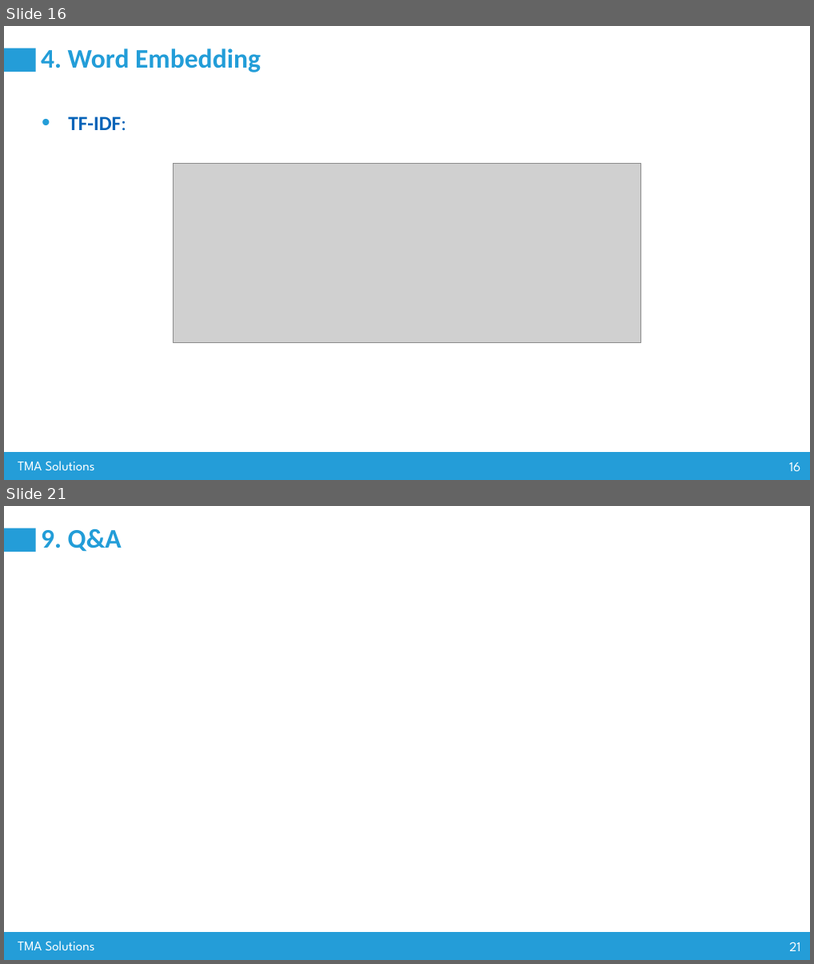
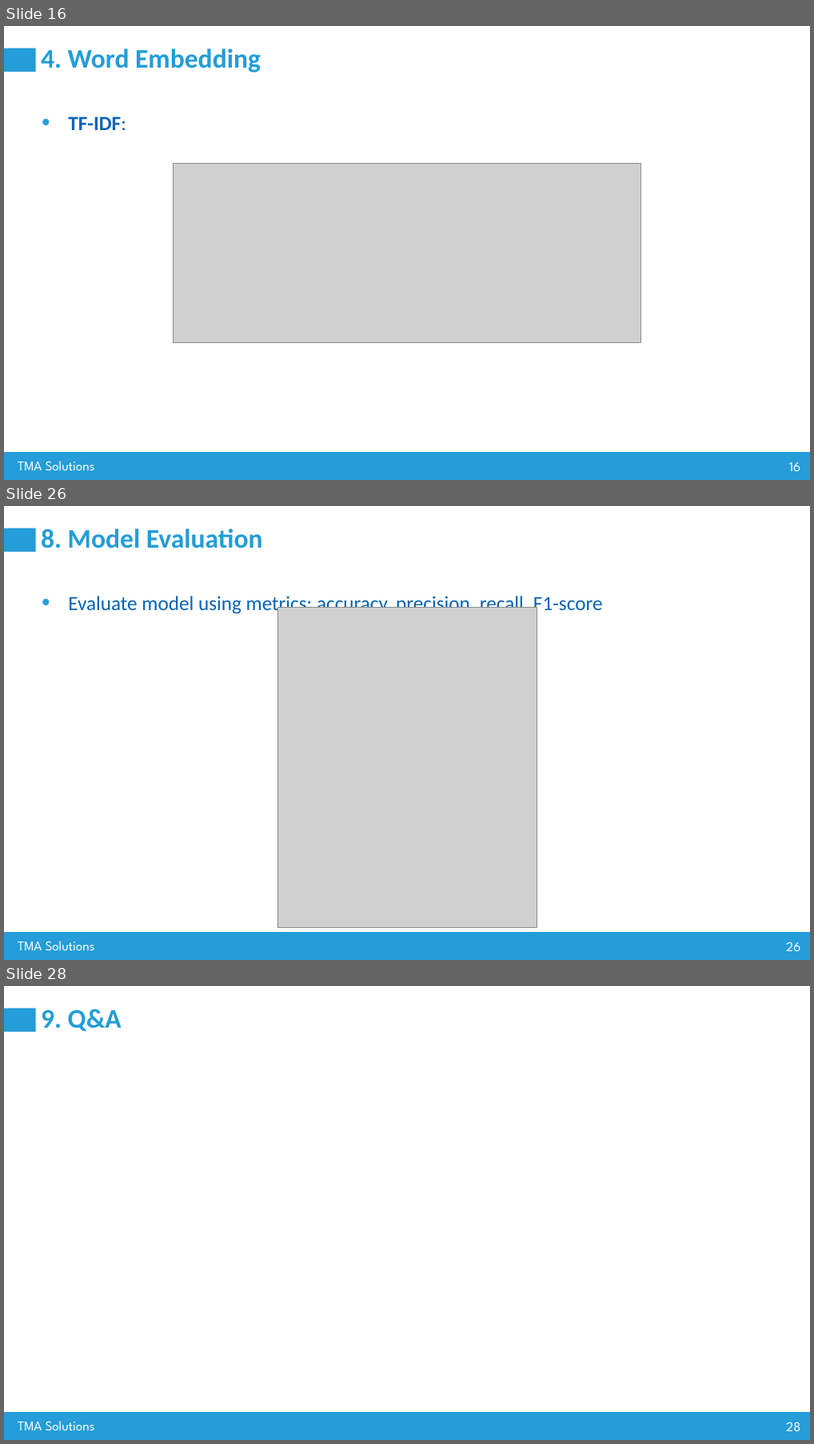
Before and after one commit to nguyenvanhuy0612/DL-1, a slide deck: Workshop-3_AI Advance Training_Group 80.pptx. Shown one above the other, each under a label of ours: slides 16 and 21 before the commit, slides 16, 26 and 28 after it; the slides between them are not shown. The pictures are 814x964 and 814x1444 pixels, drawn with LibreOffice and Linux fonts; fonts in the diff are those of the drawing; grey boxes stand for pictures. Boxes give left, top, right and bottom in pixels: in the first picture for what was removed or moved away, otherwise in the second. Text is boxed around its words. In the diff, an @@ line names an element or a change of style, - is before the commit and + after.

```diff
--- a/Workshop-3_AI Advance Training_Group 80.pptx
+++ b/Workshop-3_AI Advance Training_Group 80.pptx
@@ slide 26 added at bbox=[4, 506, 810, 960], background #FFFFFF; not listed: 4 template elements that a slide beside it also shows @@
@@ title added at bbox=[41, 528, 263, 548], 32 pt, text #229DD8, bold @@
+8. Model Evaluation
@@ text added at bbox=[68, 593, 603, 615], 24 pt, text #0563B8 @@
+• Evaluate model using metrics: accuracy, precision, recall, F1-score
@@ picture added at bbox=[278, 608, 537, 928] @@
@@ what was slide 21 is now slide 28 @@
@@ page number at bbox=[786, 1421, 801, 1431]: text changed @@
-21
+28
```
Also in this commit, not shown: 4 slides changed, 6 other slides added, 14 other files.
